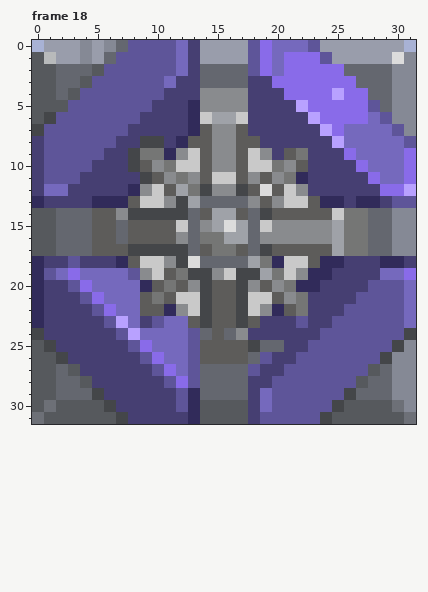
Pixel-art file, stored at 2x2.aseprite. Above: the version before the commit.
32x32 pixels, 23 frames. Pixels under 10% opacity are left out. Colours within 5 levels of each other are drawn and written as one. Shown: frame 18. The commit also changed other frames, which this record leaves out.
New version:
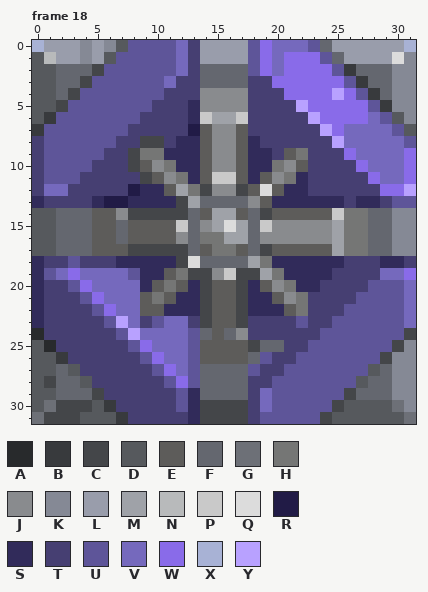
Palette (. is transparent): A #282a2c  B #383a3d  C #444649  D #56595d  E #5d5c5a  F #64676f  G #6d7077  H #757675  J #898b8e  K #858995  L #999dab  M #9fa2a8  N #b8babb  P #c9c9c9  Q #dcdcdc  R #211b46  S #312b5a  T #463f72  U #5e5599  V #7569bd  W #896be9  X #a8b2d5  Y #b8a1ff
What changed:
layer "Layer 3" now hidden
--- frame 18
@@ x 0..31 @@
- 0 XLLLKLKFUUUUVTLLLLUWVVVULLLLLLLX
- 1 DNLLKLFUUUUUVTLLLLUWVWWWULLLLLQK
- 2 DDFFFDUUUUUUVTFFFFUWVWWWWWFFFFKK
- 3 DDFFDUUUUUUVTTFFFFTTWWWWWWWFFFKK
- 4 DDFDUUUUUUUTTTJJJJTTTWWWWYWWFFKK
- 5 DDDUUUUUUUTTTSJJJJTTTTYWWWWWUFKK
- 6 DCUUUUUUUTTTTSPMMPTTTTTYWWWWVUKK
- 7 CUUUUUUUTTTTTSEJJETTTTTTYWVVVVUK
- 8 TUUUUUUTTCCTSEEJJEETTTTTTYVVVVVU
- 9 TUUUUUTTCHHSJPEJJEPJTEHTTTWVVVVW
-10 TUUUUTTTCEJHPPEJJEPPHJETTTTWVVVW
-11 TUUUTTTTTCEJHJEPPEJEJHSTTTTTWVVW
-12 TVVTTTTTSJPEMHCJJCEQEPJTTTTTTWWY
-13 STTTTSSSEPPJCMFFFFJEJPPESSTSSTUU
+ 0 XLLLKLKDUUUUVTLLLLUWVVVUFLLLLLLX
+ 1 DNLLKLDUUUUUVTLLLLUWVWWWUFLLLLQK
+ 2 DDFFFCUUUUUUVTFFFFUWVWWWWUBFFFKK
+ 3 DDFFCUUUUUUVTTFFFFTTWWWWWWUBFFKK
+ 4 DDFCUUUUUUUTTTJJJJTTTWWWWYWUBFKK
+ 5 DDCUUUUUUUTTTSJJJJTTTTYWWWWWUBKK
+ 6 DBUUUUUUUTTTTSPMMPTTTTTYWWWWVUDK
+ 7 BUUUUUUUTTTTTREJJETTTTTTYWVVVVUD
+ 8 TUUUUUUTTCCTSSEJJESTTTTTTYVVVVVU
+ 9 TUUUUUTTCHHSSSEJJESSTEHTTTWVVVVW
+10 TUUUUTTTCEJHSSEJJESSHJETTTTWVVVW
+11 TUUUTTTTTCEJHSEPPESEJHSTTTTTWVVW
+12 TVVTTTTTRSSEMHCJJCEQESSTTTTTTWWY
+13 STTTTSRRSSSSCMFFFFJESSSSSSTSSTUU
 14 DDFFFEEJCCCCCFEMMEFCEEEEEPHHFFKK
@@ x 0..31 @@
 17 DDFFFEEECCCCCFEHHEFCEEEEEMHHFFKK
-18 STTUTTTSEPPJCQFFFFMHSPPESSTTTSST
-19 SUVWVVVVUJPEHCCJPCCMHPJSSTTTTVVW
-20 STTUWVVVVSEHEJCEECJEJHSSTTTTUUUV
-21 STTTUWVVVEHEPPCEECPPEJHTTTTUUUUV
-22 STTTTUWVVEESJPCEECPJSEHTTTUUUUUV
-23 STTTTTUYVTUVVECEECETTTUTTUUUUUUV
-24 CTTTTTTUYVVVVUFEFJTTTTTTUUUUUUUC
-25 DCTTTTTTUWVVVUEEEECFFTTUUUUUUUCK
-26 DDCTTTTTTUWVVUEEEEFUTTUUUUUUUCKK
+18 STTUTTTSSSSSCQFFFFMHSSSSSSTTTSST
+19 SUVWVVVVUSSEHCCJPCCMHSSSSTTTTVVW
+20 STTUWVVVVSEHESCEECSEJHSSTTTTUUUV
+21 STTTUWVVVEHESSCEECSSEJHTTTTUUUUV
+22 STTTTUWVVEESSSCEECSSSEHTTTUUUUUV
+23 STTTTTUYVTUVVTCEECTTTTUTTUUUUUUV
+24 ATTTTTTUYVVVVUFEFJTTTTTTUUUUUUUC
+25 DATTTTTTUWVVVUEEEECFFTTUUUUUUUCK
+26 DDBTTTTTTUWVVUEEEEFUTTUUUUUUUCKK
 27 DDFDTTTTTTUWVUFFFFUTTUUUUUUUDFKK
-28 DDFFDTTTTTTUWUFFFFTTUUUUUUUDFFKK
+28 DCFFDTTTTTTUWUFFFFTTUUUUUUUDFFKK
 29 DDFFFCTTTTTTUSFFFFTVUUUUUUCFFFKK
-30 DGDDDDCTTTTTUSDDDDTVUUUUUCDDDDGK
-31 GDDDDDDCTTTTTSDDDDTUUUUUCDDDDDDG
+30 DGCCCDBTTTTTUSCCCCTVUUUUUCDDDDGK
+31 GCCCDDDBTTTTTSCCCCTUUUUUCDDDDDDG
